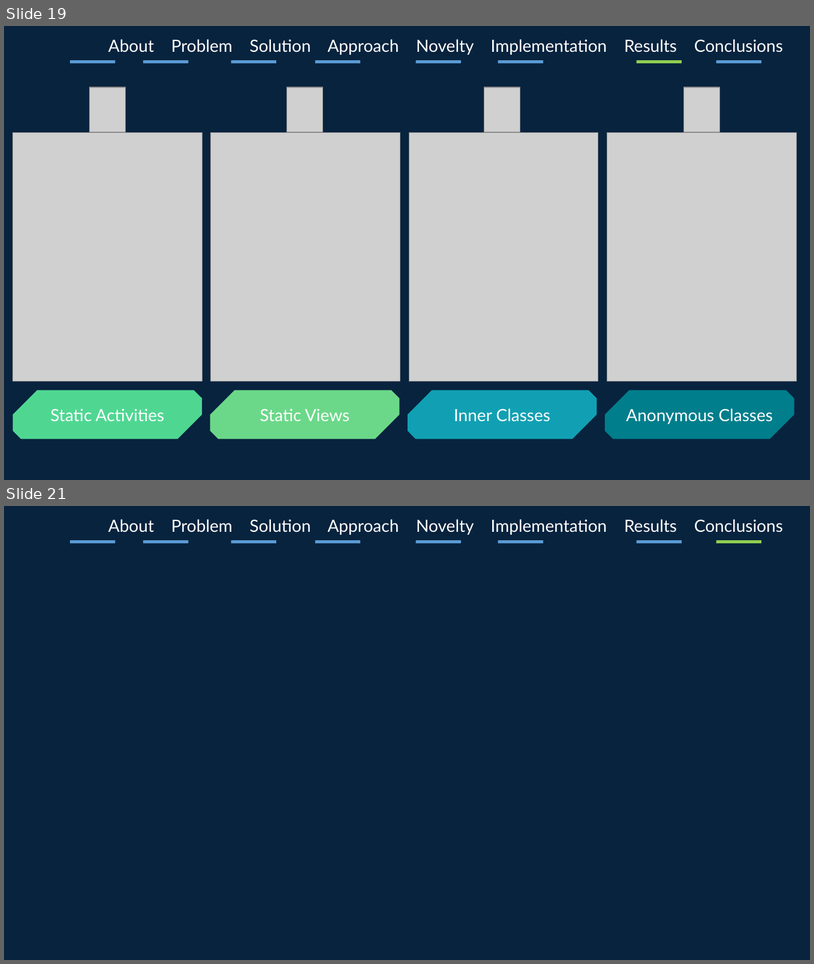
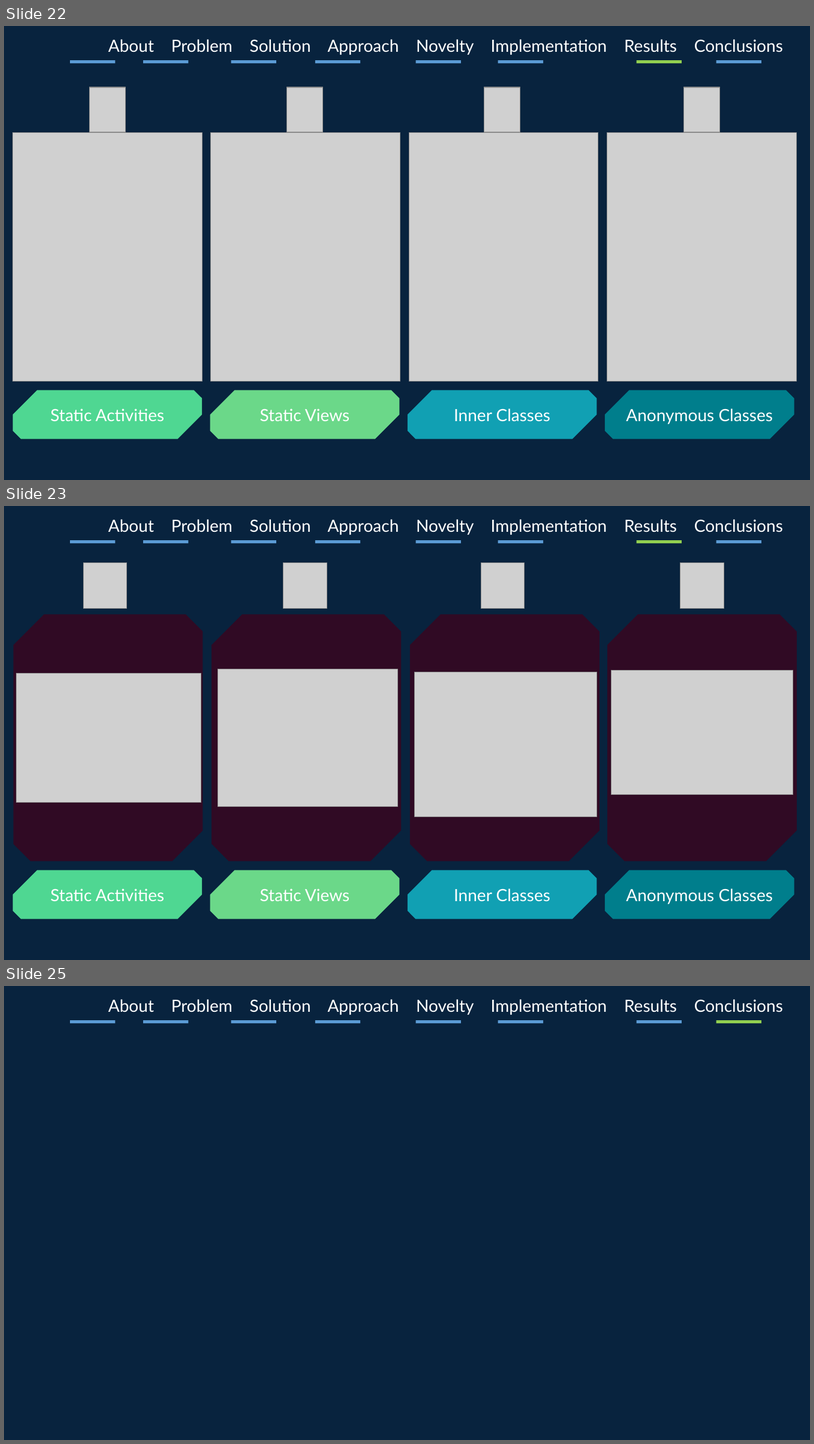
Before and after one commit to jsachs/infer, a slide deck: infeRS/InfeRS.pptx. Shown one above the other, each under a label of ours: slides 19 and 21 before the commit, slides 22, 23 and 25 after it; the slides between them are not shown. The pictures are 814x964 and 814x1444 pixels, drawn with LibreOffice and Linux fonts; fonts in the diff are those of the drawing; grey boxes stand for pictures. Boxes give left, top, right and bottom in pixels: in the first picture for what was removed or moved away, otherwise in the second. Text is boxed around its words. In the diff, an @@ line names an element or a change of style, - is before the commit and + after.

```diff
--- a/infeRS/InfeRS.pptx
+++ b/infeRS/InfeRS.pptx
@@ slide 23 added at box(4, 506, 810, 960), background #08233E @@
@@ text added at box(108, 519, 783, 535), 20 pt, text #FFFFFF @@
+About Problem Solution Approach Novelty Implementation Results Conclusions
@@ group added at box(70, 540, 762, 544): 8 rectangles @@
@@ picture added at box(83, 562, 127, 608) @@
@@ picture added at box(284, 562, 327, 608) @@
@@ picture added at box(482, 562, 525, 608) @@
@@ picture added at box(681, 562, 725, 608) @@
@@ snip diag rect added at box(13, 614, 203, 861), fill #300A24 @@
@@ snip diag rect added at box(212, 614, 401, 861), fill #300A24 @@
@@ snip diag rect added at box(411, 614, 600, 861), fill #300A24 @@
@@ snip diag rect added at box(608, 614, 797, 861), fill #300A24 @@
@@ picture added at box(17, 673, 202, 802) @@
@@ picture added at box(218, 669, 398, 807) @@
@@ picture added at box(415, 672, 597, 816) @@
@@ picture added at box(612, 670, 794, 794) @@
@@ snip diag rect added at box(13, 870, 203, 919), fill #4FD792, 20 pt, text #FFFFFF @@
+Static Activities
@@ snip diag rect added at box(210, 870, 399, 919), fill #6BD889, 20 pt, text #FFFFFF @@
+Static Views
@@ snip diag rect added at box(408, 870, 597, 919), fill #11A0B3, 20 pt, text #FFFFFF @@
+Inner Classes
@@ snip diag rect added at box(605, 870, 795, 919), fill #007E8C, 20 pt, text #FFFFFF @@
+Anonymous Classes
@@ what was slide 19 is now slide 22 @@
@@ what was slide 21 is now slide 25 @@
```
Also in this commit, not shown: 6 slides changed, 3 other slides added, 1 other file.
